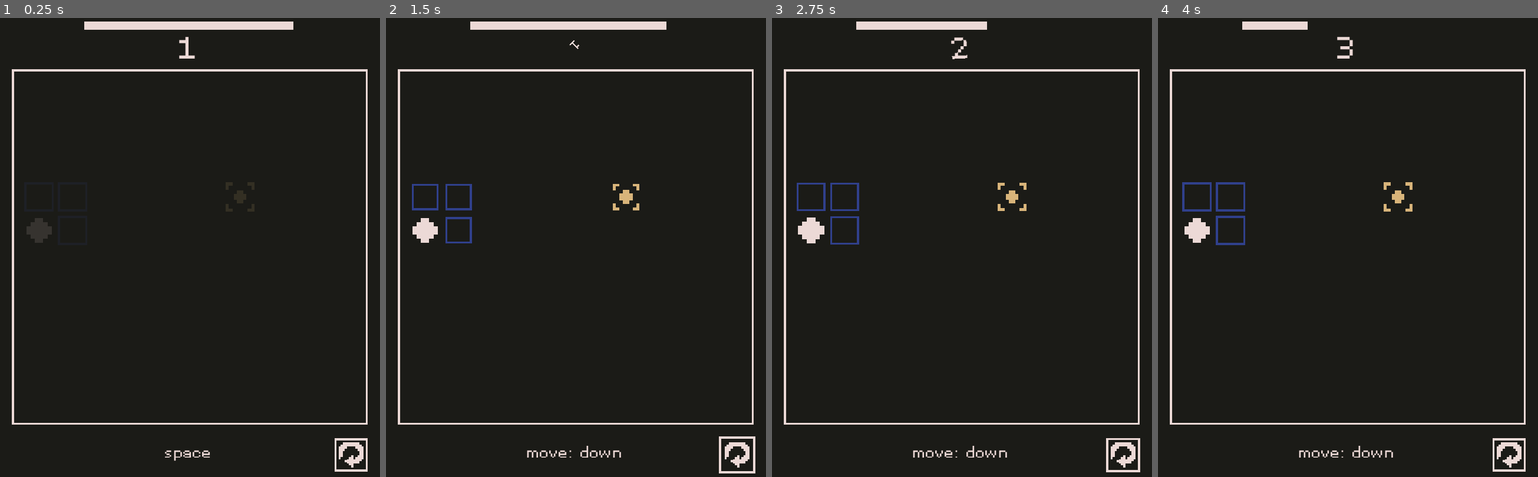
Above: before the commit, frames 1-4 (left to right).
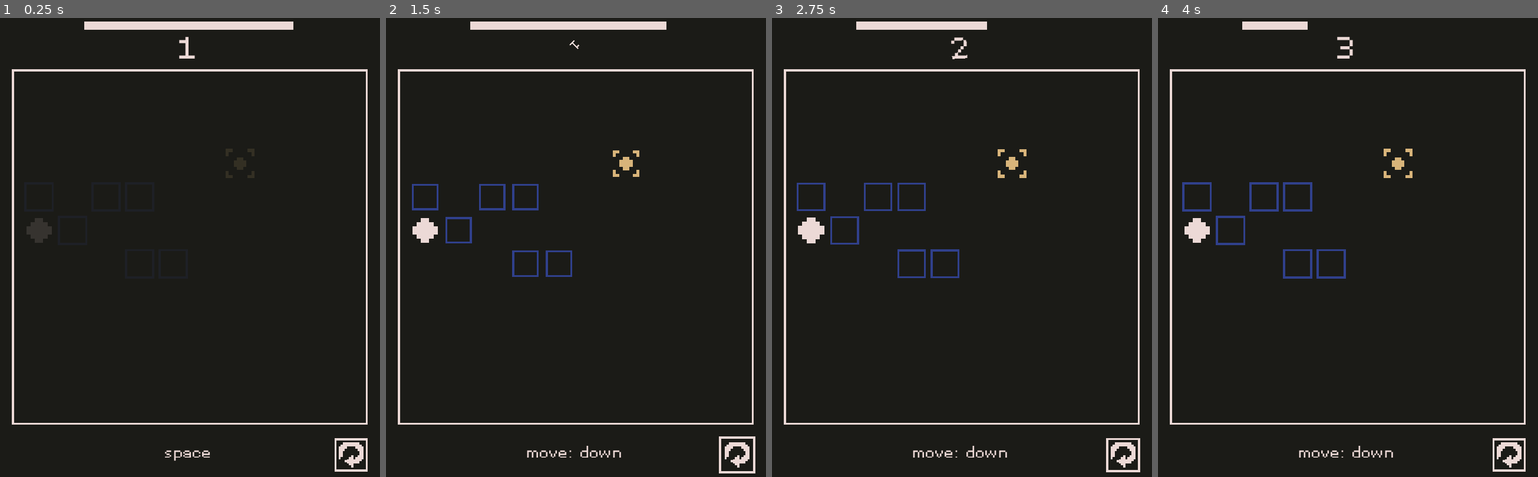
Above: after the commit, the same moments.

Repository: nolenroyalty/Click-Click-Trick
Game: Godot game, scene res://Main.tscn
Same seed, same stepped clock (60 frames per second), same inputs: the game is played once before the commit and once after it.
Inputs (mouse positions are in pixels of both pictures, inside the frame that each line leads up to):
- Up to frame 1 (0.25 s): no input
- Up to frame 2 (1.5 s): click (735, 454) at 0.5 s; tap Enter at 1.25 s; hold D (player_right) from 1.28 s (still down); tap Space (game_start) at 1.35 s
- Up to frame 3 (2.75 s): release D (player_right) at 2.03 s; hold S (player_down) from 2.03 s (still down); tap Space (game_start) at 2.1 s
- Up to frame 4 (4 s): release S (player_down) at 2.78 s; hold D (player_right) 2.78-3.53 s; tap Space (game_start) at 2.85, 3.6 s; hold W (player_up) from 3.53 s (still down)

The runs differ from the first frame. In frame 2, 0.9% of the frame differs, in the area x 15-67%, y 28-57%; in frame 3, 0.9%; in frame 4, 1.0%.

Commit message:
tutorial tweaks

Diff:
--- a/battlefield/Battlefield.gd
+++ b/battlefield/Battlefield.gd
@@ -202,9 +202,9 @@
 		var from_pos = U.pathing_id_to_pos(from)
 
 		if U.is_single_trap(from_pos):
-			return 0.75
+			return 0.9
 		elif U.is_teleporter(from_pos):
-			return 0.8
+			return 0.95
 		else:
 			return 1.0
 
--- a/levels/Level1.gd
+++ b/levels/Level1.gd
@@ -43,7 +43,7 @@
 		STAGE.CANCEL_MOVE:
 			display_directive("cancel move: down up")
 		STAGE.HIT_SPACE:
-			display_directive("cancel all: down down space")
+			display_directive("cancel all: down left space")
 		STAGE.REACH_GOAL:
 			display_directive("reach goal")
 
--- a/levels/Level1.tscn
+++ b/levels/Level1.tscn
@@ -11,12 +11,21 @@
 position = Vector2( 0, 96 )
 
 [node name="Goal" parent="." index="4"]
-position = Vector2( 192, 96 )
+position = Vector2( 192, 64 )
 
 [node name="AudioStreamPlayer" type="AudioStreamPlayer" parent="." index="5"]
 
-[node name="Fixed2" parent="." index="6" instance=ExtResource( 2 )]
-position = Vector2( 32, 96 )
+[node name="Fixed3" parent="." index="6" instance=ExtResource( 2 )]
+position = Vector2( 32, 128 )
 
-[node name="Fixed3" parent="." index="7" instance=ExtResource( 2 )]
-position = Vector2( 32, 128 )
+[node name="Fixed7" parent="." index="7" instance=ExtResource( 2 )]
+position = Vector2( 96, 160 )
+
+[node name="Fixed8" parent="." index="8" instance=ExtResource( 2 )]
+position = Vector2( 64, 96 )
+
+[node name="Fixed9" parent="." index="9" instance=ExtResource( 2 )]
+position = Vector2( 96, 96 )
+
+[node name="Fixed10" parent="." index="10" instance=ExtResource( 2 )]
+position = Vector2( 128, 160 )
--- a/levels/LevelIntroducePassThroughTele.gd
+++ b/levels/LevelIntroducePassThroughTele.gd
@@ -11,7 +11,7 @@
 func handle_goal_status_update(status):
 	.handle_goal_status_update(status)
 	if stage == STAGE.REACH_GOAL and status == true:
-		display_directive("good luck")
+		display_directive("tutorial over. good luck")
 
 func tick(beat):
 	.tick(beat)
--- /dev/null
+++ b/levels/LevelIntroduceTeleporter.gd
@@ -0,0 +1,10 @@
+extends Battlefield
+
+var first = true
+
+func tick(beat):
+	.tick(beat)
+
+	if first:
+		display_directive("reach goal")
+		first = false
--- a/levels/LevelIntroduceTeleporter.tscn
+++ b/levels/LevelIntroduceTeleporter.tscn
@@ -1,11 +1,13 @@
-[gd_scene load_steps=5 format=2]
+[gd_scene load_steps=6 format=2]
 
 [ext_resource path="res://battlefield/Battlefield.tscn" type="PackedScene" id=1]
 [ext_resource path="res://traps/Teleporter.tscn" type="PackedScene" id=2]
 [ext_resource path="res://traps/Fixed.tscn" type="PackedScene" id=3]
 [ext_resource path="res://traps/SingleZone.tscn" type="PackedScene" id=4]
+[ext_resource path="res://levels/LevelIntroduceTeleporter.gd" type="Script" id=5]
 
 [node name="Battlefield" instance=ExtResource( 1 )]
+script = ExtResource( 5 )
 
 [node name="Goal" parent="." index="3"]
 position = Vector2( 288, 0 )
